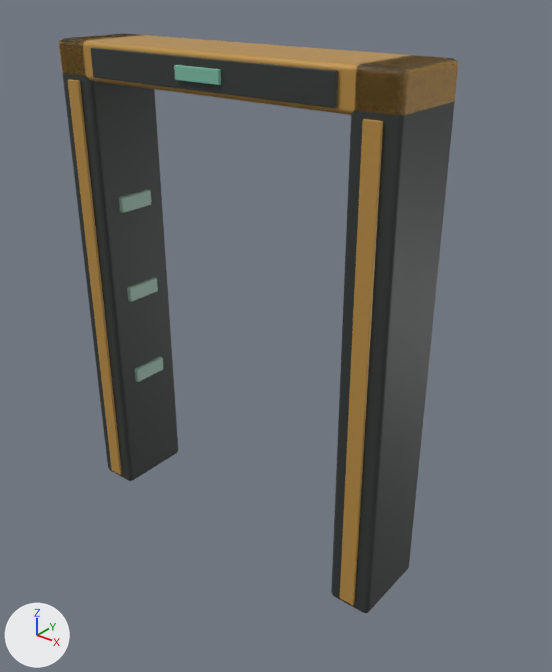
The glTF model public/assets/station-kit/models/security-arch-open.glb as it was, and as the next commit left it.
Before and after are seen from a 50 mm camera at (2.31, -2.61, 2.82) aimed at (0.17, 0.06, 1.16). Arrows for +X, +Y and +Z are at lower left; the lights stay in place. The older version comes first. Where no turn or scale is listed for an object, it has been applied to the vertices.

Objects in the first picture: 'scanner_header', 'scanner_header_insert', 'scanner_post', 'scanner_post.001', 'scanner_sensor', 'scanner_sensor.001', 'scanner_sensor.002', 'scanner_stripe', 'scanner_stripe.001', 'status_indicator'.
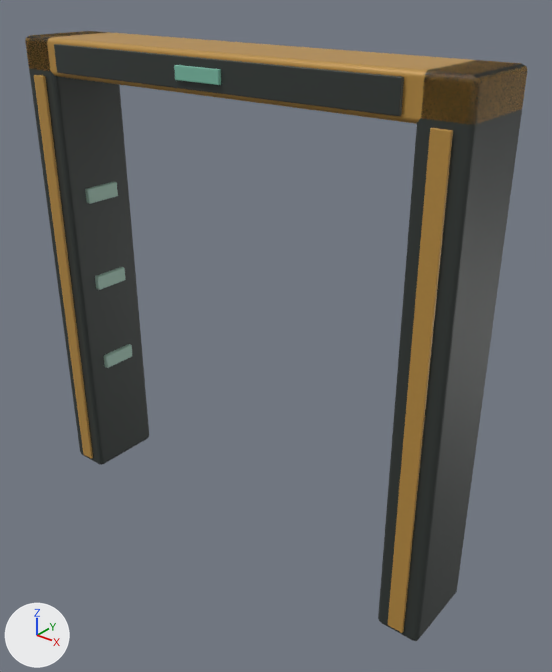
Location of each change, [x1, y1, x2, y2] in pixels of the pictures (552 x 672 px):
```json
{"object": "scanner_post.001", "change": "moved", "before": [331, 55, 457, 613], "after": [378, 60, 527, 641]}
{"object": "scanner_post", "change": "moved", "before": [59, 33, 178, 481], "after": [25, 31, 149, 465]}
{"object": "scanner_stripe.001", "change": "moved", "before": [340, 119, 383, 605], "after": [388, 128, 453, 633]}
{"object": "scanner_header", "change": "rescaled", "before": [59, 33, 458, 115], "after": [25, 31, 527, 124], "on screen": "26% wider, 13% taller"}
{"object": "scanner_header_insert", "change": "reshaped", "before": [90, 48, 338, 108], "after": [54, 44, 404, 116], "on screen": "41% wider, 20% taller"}
{"object": "scanner_stripe", "change": "moved", "before": [68, 79, 122, 475], "after": [34, 75, 93, 459]}
{"object": "scanner_sensor.002", "change": "moved", "before": [119, 190, 151, 213], "after": [85, 182, 118, 204]}
{"object": "scanner_sensor.001", "change": "moved", "before": [127, 277, 158, 302], "after": [95, 267, 126, 290]}
{"object": "scanner_sensor", "change": "moved", "before": [135, 357, 163, 382], "after": [104, 344, 133, 368]}
```

Edits to the scene script, one JSON object a line:
```json
{"block": "me_scanner_header", "where": "# used by ob_scanner_header; location = (0.0, 0.0, 2.41)"}
{"op": "remove", "block": "me_scanner_header", "code": "me_scanner_header.from_pydata(...)  # 56 vertices, 108 faces; spans x -0.95..0.95, y -0.21..0.21, z -0.09..0.09"}
{"op": "add", "block": "me_scanner_header", "code": "me_scanner_header.from_pydata(...)  # 56 vertices, 108 faces; spans x -1.22..1.22, y -0.21..0.21, z -0.09..0.09"}
{"block": "me_scanner_header", "change": "me_scanner_header part 1: the whole mesh is scaled about its middle by (1.29, 1, 1)"}
{"block": "me_scanner_header_insert", "where": "# used by ob_scanner_header_insert; location = (0.0, -0.219, 2.41)"}
{"op": "remove", "block": "me_scanner_header_insert", "code": "me_scanner_header_insert.from_pydata(...)  # 56 vertices, 108 faces; spans x -0.68..0.68, y -0.01..0.01, z -0.065..0.065"}
{"op": "add", "block": "me_scanner_header_insert", "code": "me_scanner_header_insert.from_pydata(...)  # 56 vertices, 108 faces; spans x -0.95..0.95, y -0.01..0.01, z -0.065..0.065"}
{"block": "me_scanner_header_insert", "change": "me_scanner_header_insert part 2: the whole mesh is multiplied about its middle by the matrix ((1.398, 0.0, 0.0), (0.0, 1.0, 0.0), (0.0, 0.0, 1.0))"}
{"op": "set", "path": "ob_scanner_post.location", "old": "(-0.84, 0.0, 1.25)", "new": "(-1.11, 0.0, 1.25)"}
{"op": "set", "path": "ob_scanner_stripe.location", "old": "(-0.84, -0.218, 1.18)", "new": "(-1.11, -0.218, 1.18)"}
{"op": "set", "path": "ob_scanner_sensor.location", "old": "(-0.72, 0.0, 0.7)", "new": "(-0.99, 0.0, 0.7)"}
{"op": "set", "path": "ob_scanner_sensor_001.location", "old": "(-0.72, 0.0, 1.2)", "new": "(-0.99, 0.0, 1.2)"}
{"op": "set", "path": "ob_scanner_sensor_002.location", "old": "(-0.72, 0.0, 1.7)", "new": "(-0.99, 0.0, 1.7)"}
{"op": "set", "path": "ob_scanner_post_001.location", "old": "(0.84, 0.0, 1.25)", "new": "(1.11, 0.0, 1.25)"}
{"op": "set", "path": "ob_scanner_stripe_001.location", "old": "(0.84, -0.218, 1.18)", "new": "(1.11, -0.218, 1.18)"}
```
